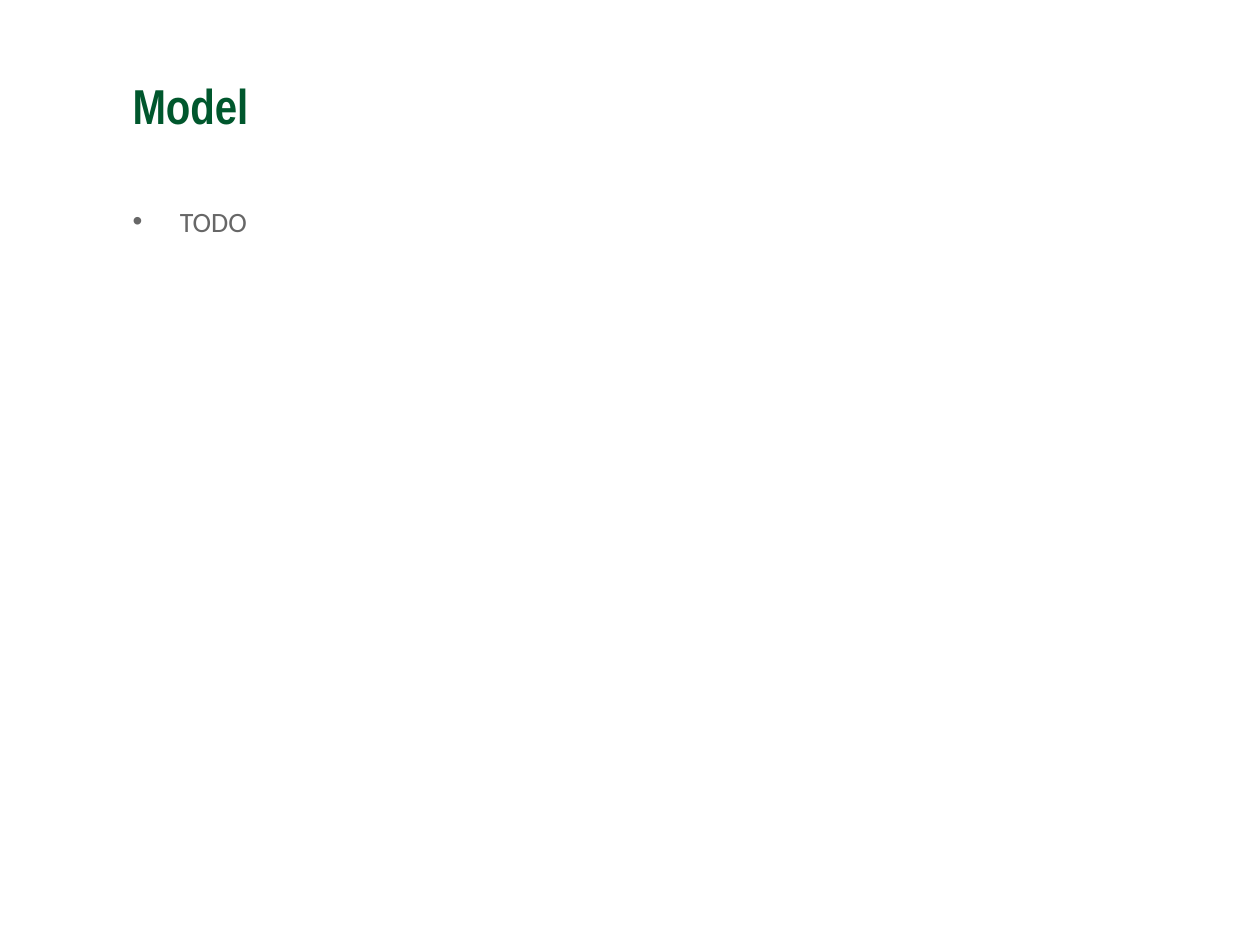
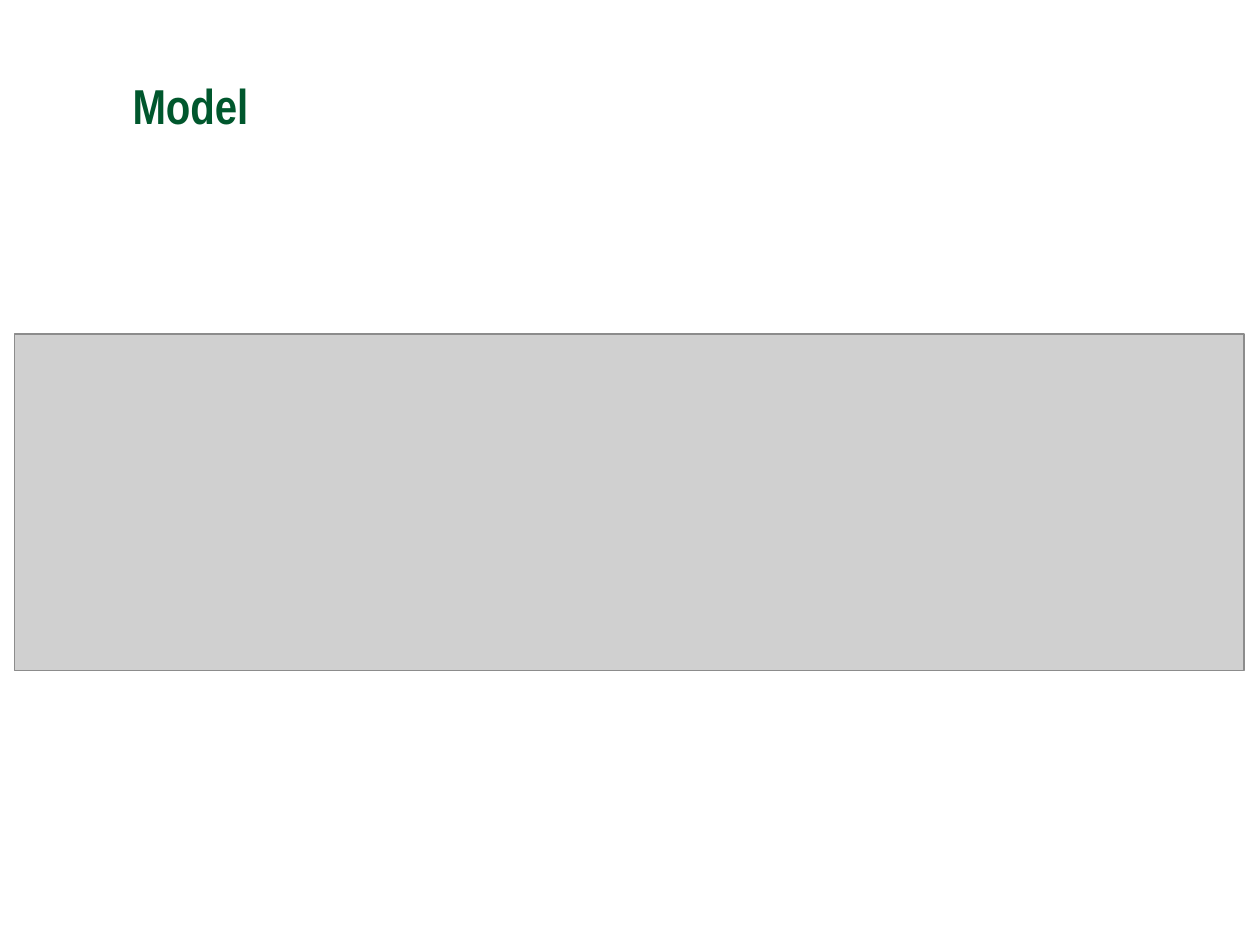
Before and after one commit to Ozindar/GCUnitTestDojo, a slide deck: slide 4 of warehouse/Coding Kata - Warehouse - startin with Unit Testing.pptx (slide 3 before the commit). Drawn at 1260x945 pixels with LibreOffice and Linux fonts; fonts in the diff are those of the drawing; grey boxes stand for pictures; background and template pictures are left out. Boxes give left, top, right and bottom in pixels: in the first picture for what was removed or moved away, otherwise in the second. Text is boxed around its words. In the diff, an @@ line names an element or a change of style, - is before the commit and + after.

```diff
--- a/warehouse/Coding Kata - Warehouse - startin with Unit Testing.pptx
+++ b/warehouse/Coding Kata - Warehouse - startin with Unit Testing.pptx
@@ text removed at (180,214,247,232) @@
-• TODO
@@ picture added at (14,334,1244,670) @@
```
Also in this commit, not shown: 4 other slides changed, 3 slides added, 2 other files.
